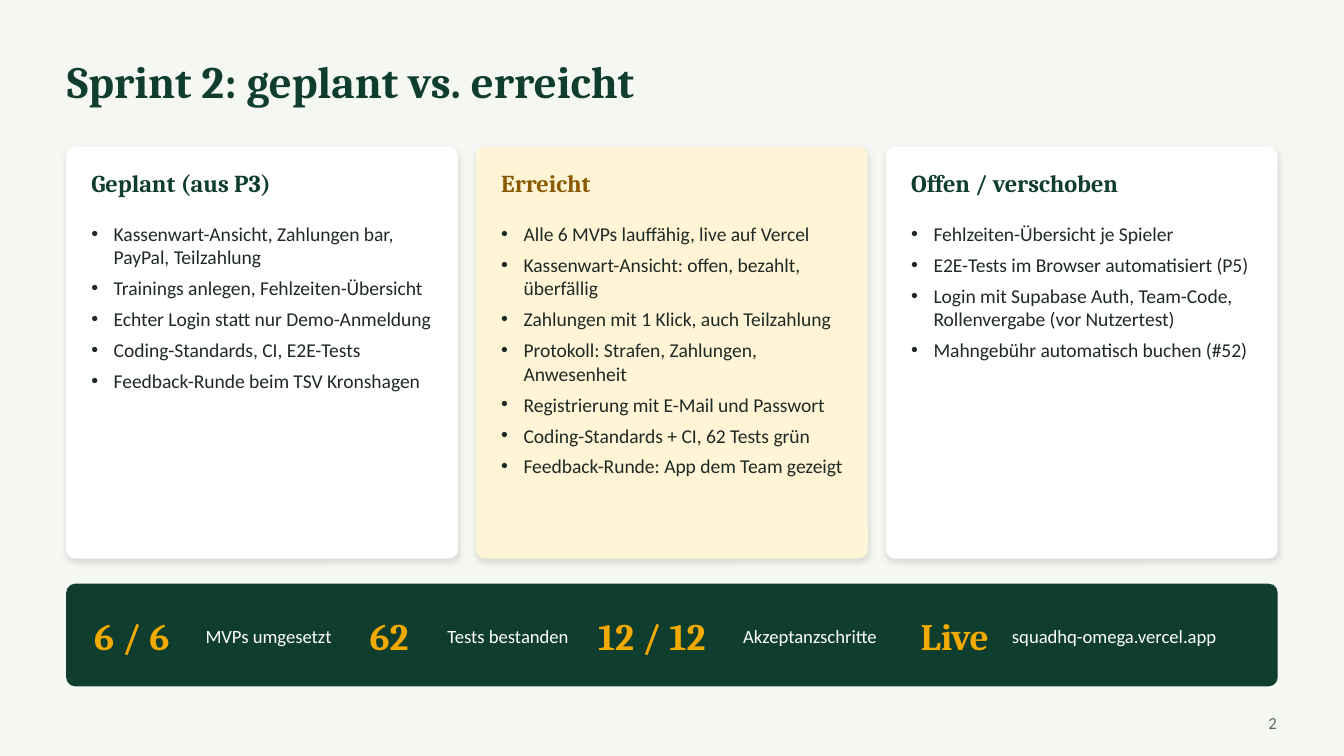
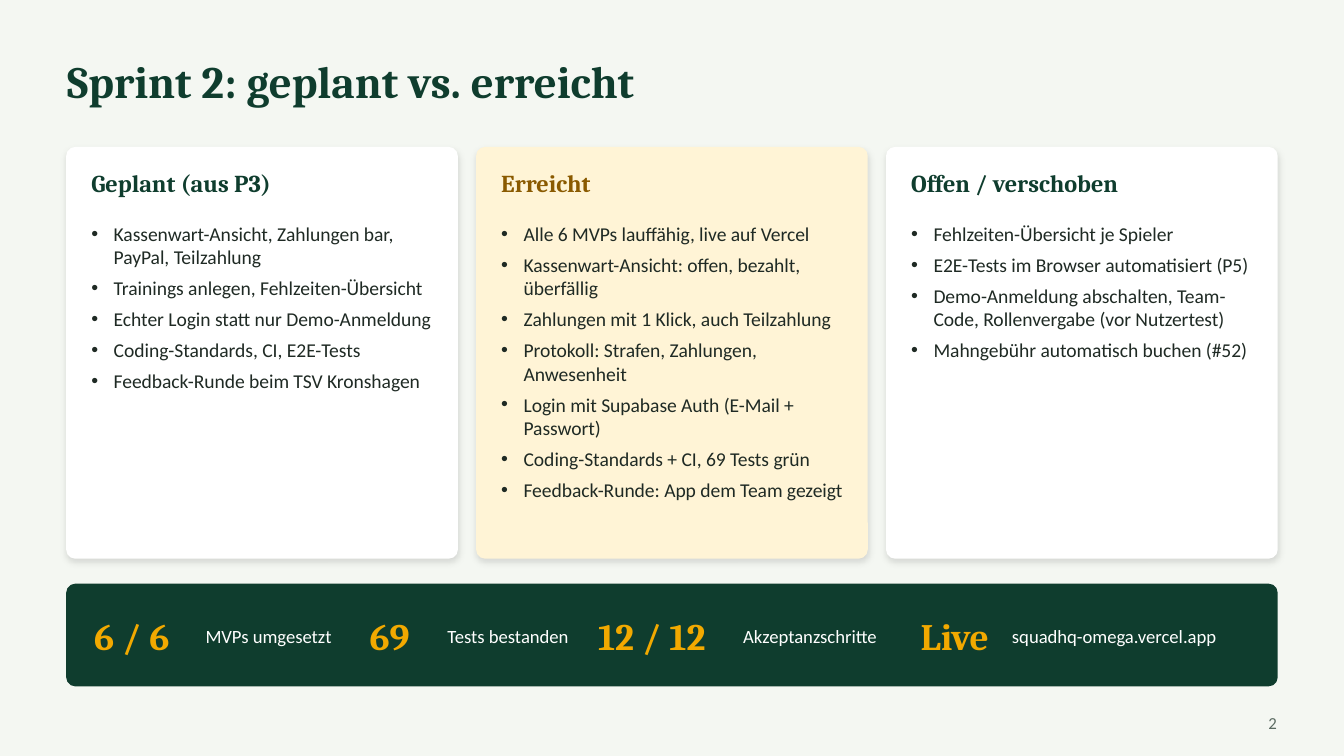
Before and after one commit to squadhq-team/squadhq-team, a slide deck: slide 2 of docs/praesentation/p4/SquadHQ_P4.pptx. Drawn at 1344x756 pixels with LibreOffice and Linux fonts; fonts in the diff are those of the drawing. Boxes give left, top, right and bottom in pixels: in the first picture for what was removed or moved away, otherwise in the second. Text is boxed around its words. In the diff, an @@ line names an element or a change of style, - is before the commit and + after.

```diff
--- a/docs/praesentation/p4/SquadHQ_P4.pptx
+++ b/docs/praesentation/p4/SquadHQ_P4.pptx
@@ text at <box>934,289,1225,330</box>: text changed @@
-• Login mit Supabase Auth, Team-Code, Rollenvergabe (vor Nutzertest)
+• Demo-Anmeldung abschalten, Team-Code, Rollenvergabe (vor Nutzertest)
@@ text at <box>524,398,810,470</box>: text changed @@
-• Registrierung mit E-Mail und Passwort
-• Coding-Standards + CI, 62 Tests grün
+• Login mit Supabase Auth (E-Mail + Passwort)
+• Coding-Standards + CI, 69 Tests grün
@@ text at <box>370,624,410,651</box>: text changed @@
-62
+69
```
Also in this commit, not shown: 6 other slides changed, 1 other file.
